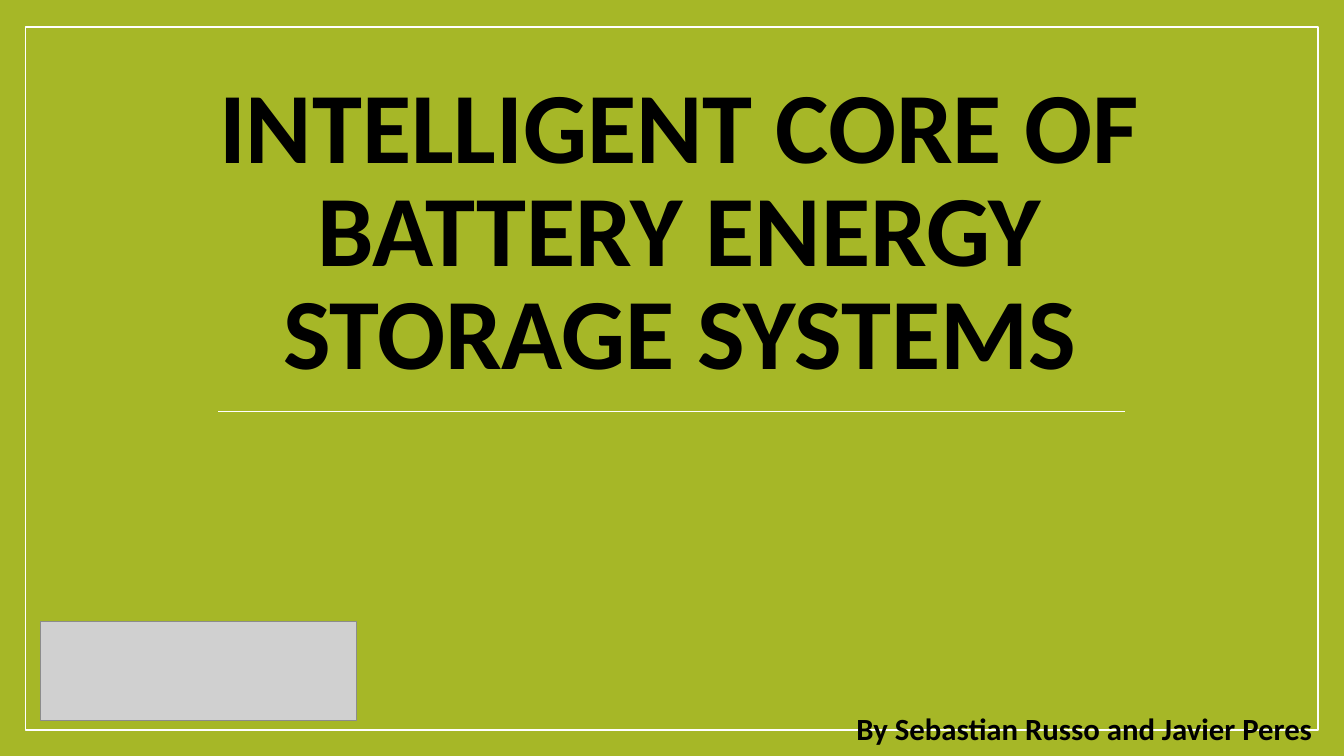
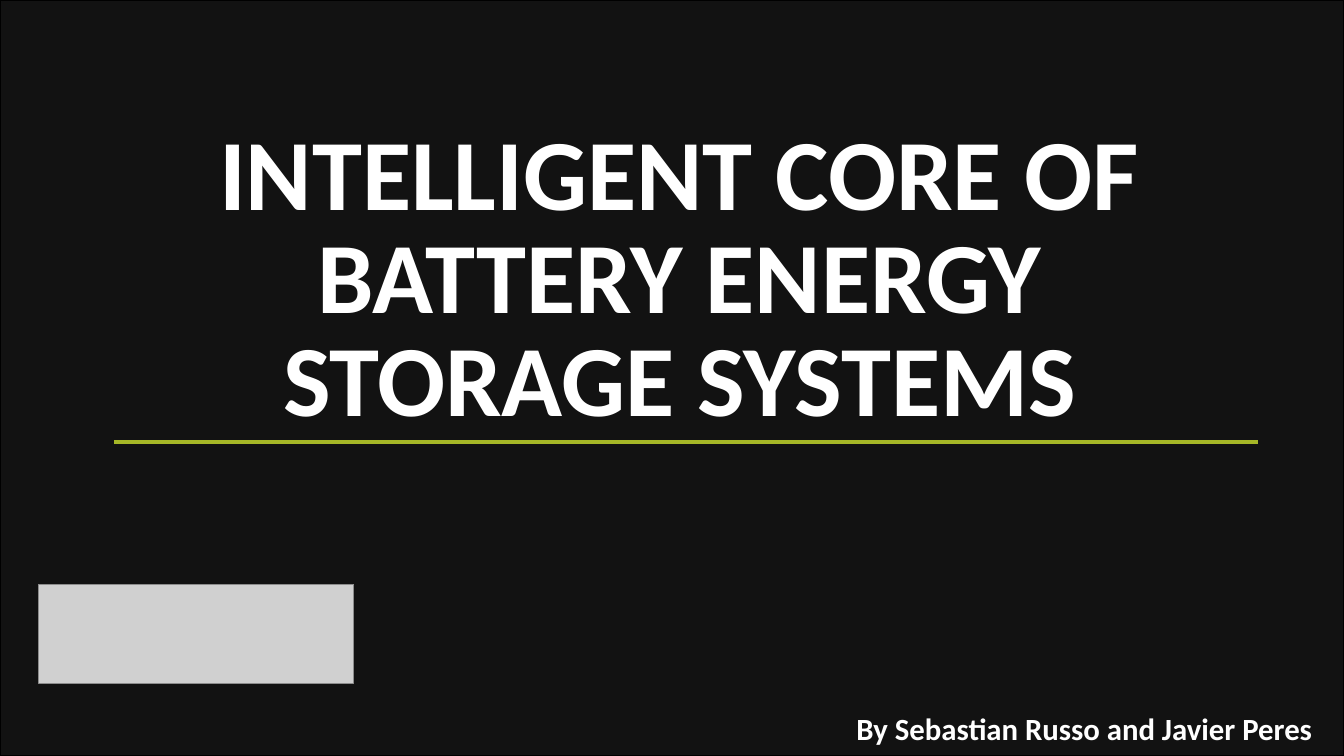
Before and after one commit to Rouxxel/maxxwatt_hackathon, a slide deck: slide 1 of documentation/Hackathon presnetation.pptx. Drawn at 1344x756 pixels with LibreOffice and Linux fonts; fonts in the diff are those of the drawing; grey boxes stand for pictures; background and template pictures are left out. Boxes give left, top, right and bottom in pixels: in the first picture for what was removed or moved away, otherwise in the second. Text is boxed around its words. In the diff, an @@ line names an element or a change of style, - is before the commit and + after.

```diff
--- a/documentation/Hackathon presnetation.pptx
+++ b/documentation/Hackathon presnetation.pptx
@@ rectangle added at (0,0,1344,756), fill #121212, outline #000000 1.5 pt @@
@@ rectangle removed at (25,27,1318,730) @@
@@ title "INTELLIGENT CORE OF BATTERY ENERGY ..." at (219,144,1139,417): text colour #000000 to #FFFFFF @@
@@ title "INTELLIGENT CORE OF BATTERY ENERGY ...": place and size @@
-title "INTELLIGENT CORE OF BATTERY ENERGY ..." at (219,97,1139,370)
+title "INTELLIGENT CORE OF BATTERY ENERGY ..." at (219,144,1139,417)
@@ line removed from (218, 411) to (1125, 411) @@
@@ line added from (114, 443) to (1258, 443), #A6B727 3 pt @@
@@ picture: place and size @@
-picture at (41,622,357,722)
+picture at (38,584,354,684)
@@ subtitle "By Sebastian Russo and Javier ..." at (856,718,1312,745): text colour #000000 to #FFFFFF @@
```
Also in this commit, not shown: 5 other slides changed, 4 slides added, 1 slide removed.
